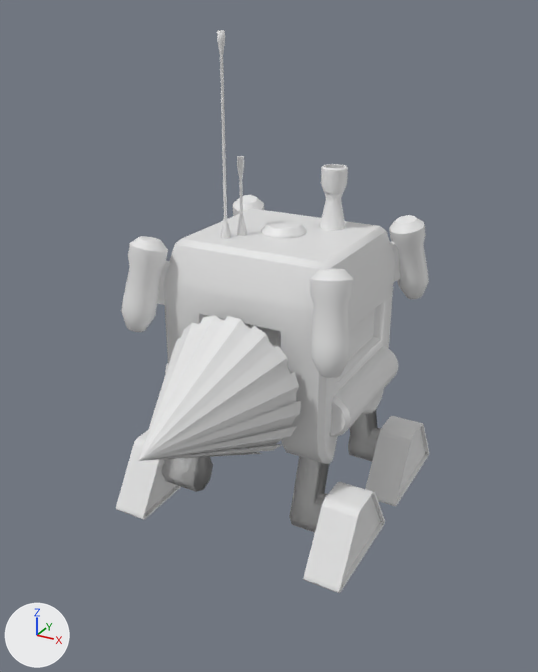
What one commit did to the Blender file GGJ2023 Roots/Assets/Art/Models/Drill1.blend.
The view is the same before and after, from a 50 mm lens placed at (3.77, -7.2, 3.72), pointed at (0.09, -0.5, 0.37). Lighting does not change. The marker at lower left points along +X, +Y and +Z.

Objects in the first picture: 'Attena1', 'DrillHead', 'DrillMaster', 'MainBody', 'Rocket1', 'SmokeStack', 'Treads.001'.
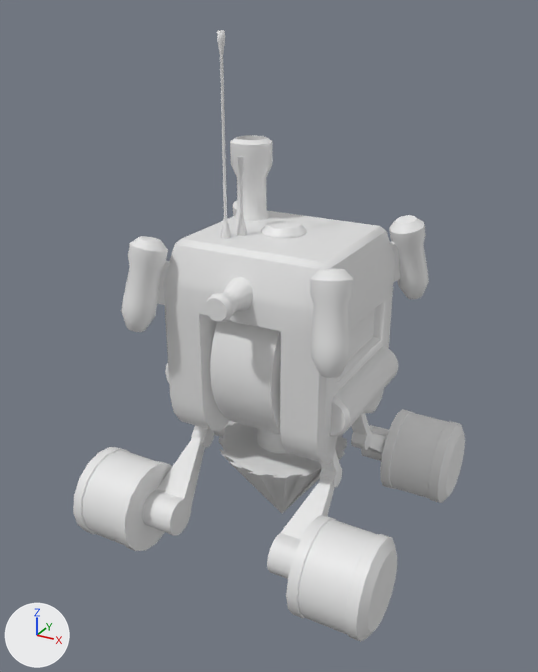
Commit message: Drill Update

Pixel boxes [x1, y1, x2, y2] of what changed, in the pictures (538 x 672 px):
'Cylinder.003', added: after [73, 409, 465, 642]
'DrillHead', moved, rescaled, turned: before [139, 315, 301, 461]; after [218, 423, 347, 513]
'Treads.001', deleted: before [116, 410, 429, 593]
'Cylinder.004', added: after [142, 413, 389, 579]
'DrillMaster', turned: before [221, 319, 281, 349]; after [210, 321, 281, 435]
'Cylinder.002', added: after [230, 135, 273, 221]
'SmokeStack', hidden: before [320, 164, 348, 231]
'Cylinder.005', added: after [205, 277, 253, 322]
'DrillShaft', turned (not visible before): after [257, 429, 287, 453]

Patch to the scene script:
```diff
--- a/GGJ2023 Roots/Assets/Art/Models/Drill1.blend.py
+++ b/GGJ2023 Roots/Assets/Art/Models/Drill1.blend.py
@@ me_cylinder_015 @@
+me_cylinder_015.from_pydata(...)  # 48 vertices, 38 faces; spans x -1.0..1.0, y -1.0..1.0, z -1.64..1.0
+me_cylinder_015.polygons.foreach_set('use_smooth', [True] * 38)
@@ me_cylinder_014 @@
+me_cylinder_014.from_pydata(...)  # 70 vertices, 45 faces; spans x 0.638..1.05, y -1.562..-0.34, z -1.647..-0.387
+me_cylinder_014.polygons.foreach_set('use_smooth', [True] * 45)
@@ me_cylinder_008 @@
+me_cylinder_008.from_pydata(...)  # 128 vertices, 113 faces; spans x 1.05..1.9, y -1.883..-0.792, z -1.968..-0.876
+me_cylinder_008.polygons.foreach_set('use_smooth', [True] * 113)
@@ me_cylinder_007 @@
+me_cylinder_007.from_pydata(...)  # 112 vertices, 98 faces; spans x -1.09..1.09, y -1.09..1.09, z -1.0..3.29
+me_cylinder_007.polygons.foreach_set('use_smooth', [True] * 98)
@@ ob_drillhead @@
 ob_drillhead.matrix_parent_inverse = Matrix(((3.179, 0.0, 0.0, 0.0), (0.0, 0.0, 3.179, 0.0), (0.0, -3.179, 0.0, -3.523), (0.0, 0.0, 0.0, 1.0)))
-ob_drillhead.location = (0.0, -1.979, 0.0262)
+ob_drillhead.location = (0.000214, -1.837, 0.026)
 ob_drillhead.rotation_euler = (1.571, 0.0, 0.0)  # degrees (90, 0, 0)
-ob_drillhead.scale = (0.811, 0.811, 0.811)
+ob_drillhead.scale = (0.811, 0.811, 0.561)
@@ ob_drillmaster @@
 ob_drillmaster.location = (0.0, 0.0, 0.0)
-ob_drillmaster.rotation_euler = (1.571, 1.569, 1.571)  # degrees (90, 90, 90)
+ob_drillmaster.rotation_euler = (1.571, -0.00226, 1.571)  # degrees (90, -0.1, 90)
 ob_drillmaster.scale = (1.0, 1.0, 0.382)
@@ ob_smokestack @@
 ob_smokestack.location = (0.39, 0.45, 1.81)
+ob_smokestack.hide_set(True)
@@ ob_treads_001 @@
-ob_treads_001 = bpy.data.objects.new('Treads.001', me_cube_002)
-ob_treads_001.location = (0.0, 0.0, 0.0)
-_m = ob_treads_001.modifiers.new('Mirror', 'MIRROR')
-_m.use_axis = (True, True, False)
@@ ob_cylinder_005 @@
+ob_cylinder_005 = bpy.data.objects.new('Cylinder.005', me_cylinder_015)
+ob_cylinder_005.location = (0.0, -1.08, 0.99)
+ob_cylinder_005.rotation_euler = (-1.571, 0.0, 0.0)  # degrees (-90, 0, 0)
+ob_cylinder_005.scale = (0.213, 0.213, 0.213)
@@ ob_cylinder_004 @@
+ob_cylinder_004 = bpy.data.objects.new('Cylinder.004', me_cylinder_014)
+ob_cylinder_004.location = (0.0, 0.0, -0.39)
+_m = ob_cylinder_004.modifiers.new('Mirror', 'MIRROR')
+_m.use_axis = (True, True, False)
@@ ob_cylinder_003 @@
+ob_cylinder_003 = bpy.data.objects.new('Cylinder.003', me_cylinder_008)
+ob_cylinder_003.location = (0.0, 0.0, -0.39)
+_m = ob_cylinder_003.modifiers.new('Mirror', 'MIRROR')
+_m.use_axis = (True, True, False)
@@ ob_cylinder_002 @@
+ob_cylinder_002 = bpy.data.objects.new('Cylinder.002', me_cylinder_007)
+ob_cylinder_002.location = (-0.64, 0.41, 1.61)
+ob_cylinder_002.scale = (0.226, 0.226, 0.226)
```
